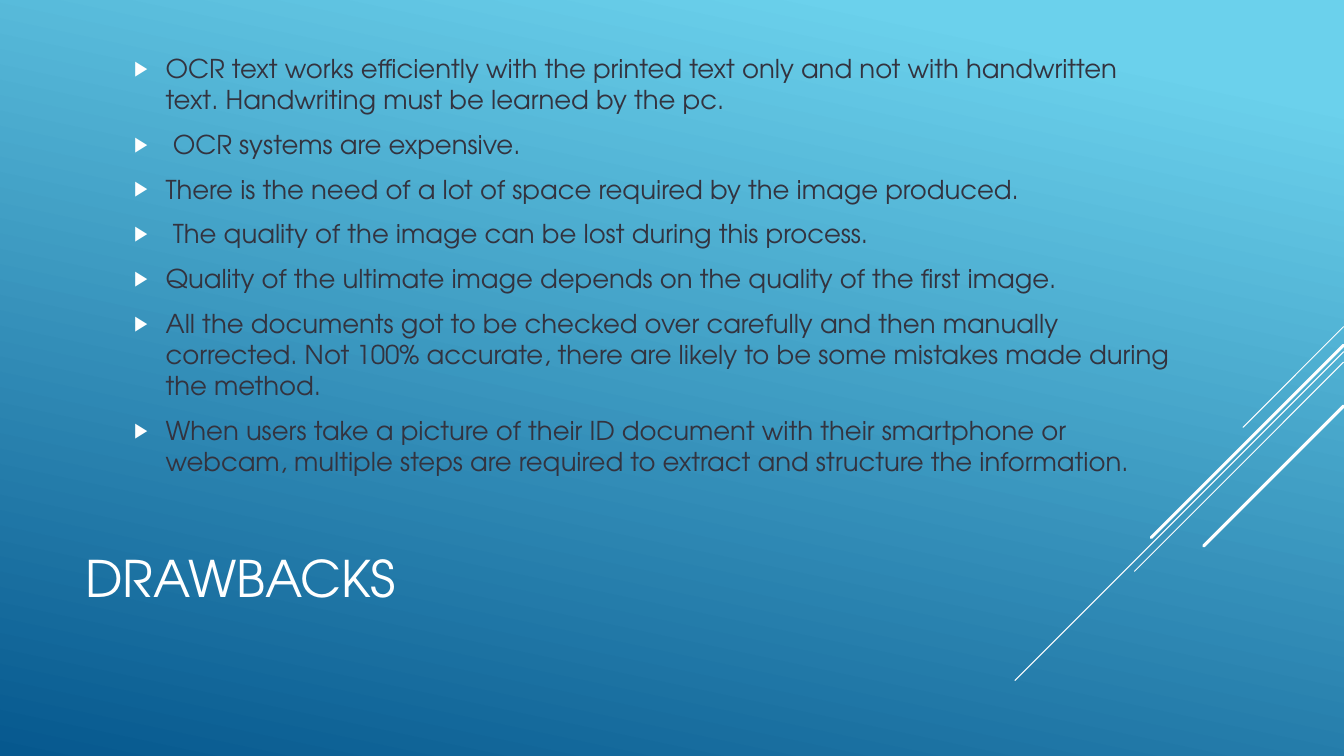
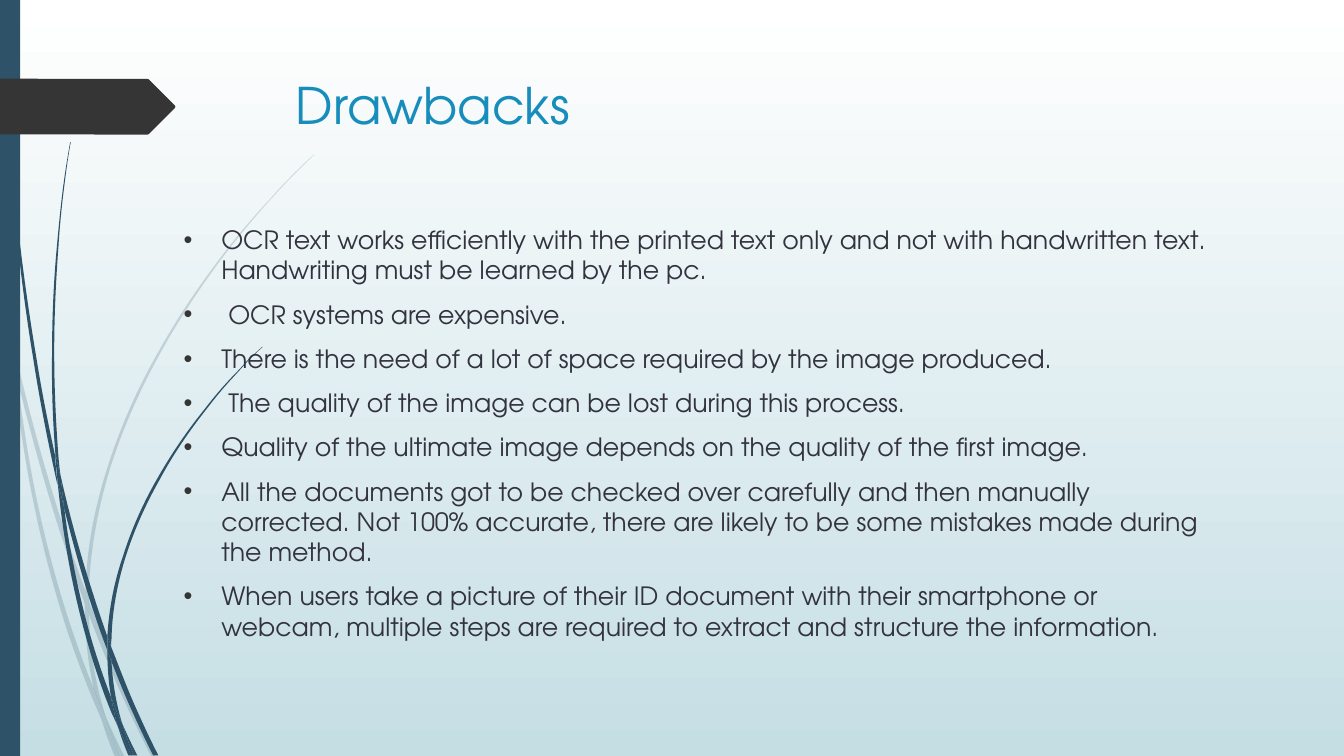
Before and after one commit to CHIHNITA-REDDY-B/SE-project, a slide deck: slide 4 of SE_ project.pptx. Drawn at 1344x756 pixels with LibreOffice and Linux fonts; fonts in the diff are those of the drawing. Boxes give left, top, right and bottom in pixels: in the first picture for what was removed or moved away, otherwise in the second. Text is boxed around its words. In the diff, an @@ line names an element or a change of style, - is before the commit and + after.

Commit message:
SE Project
Image To Text Convertor

```diff
--- a/SE_ project.pptx
+++ b/SE_ project.pptx
@@ background gradient #6ED2EB to #06588E to gradient #FFFFFF to #C5DEE5 @@
@@ rectangle added at [0,0,20,756], fill #2E5369 @@
@@ freeform shape added at [0,79,175,134], fill #353535 @@
@@ title "Drawbacks" at [296,86,570,125]: vertical alignment middle to top @@
@@ title at [296,86,570,125]: text changed; text colour #FFFFFF to #178DBB @@
-DRAWBACKS
+Drawbacks
@@ text "OCR text works efficiently with ...": place and size @@
-text "OCR text works efficiently with ..." at [166,58,1169,476]
+text "OCR text works efficiently with ..." at [221,230,1205,641]
@@ text "OCR text works efficiently with ..." at [221,230,1205,641]: size 18.5 to 18 pt; bullet ▶ to •; bullet colour #FFFFFF to #353535; vertical alignment middle to top @@
@@ group removed at [1015,327,1344,681]: 5 lines @@
@@ group added at [0,154,315,756]: 10 freeform shapes @@
@@ group added at [3,0,262,756]: 12 freeform shapes @@
```
Also in this commit, not shown: 13 other slides changed, 5 slides added.
